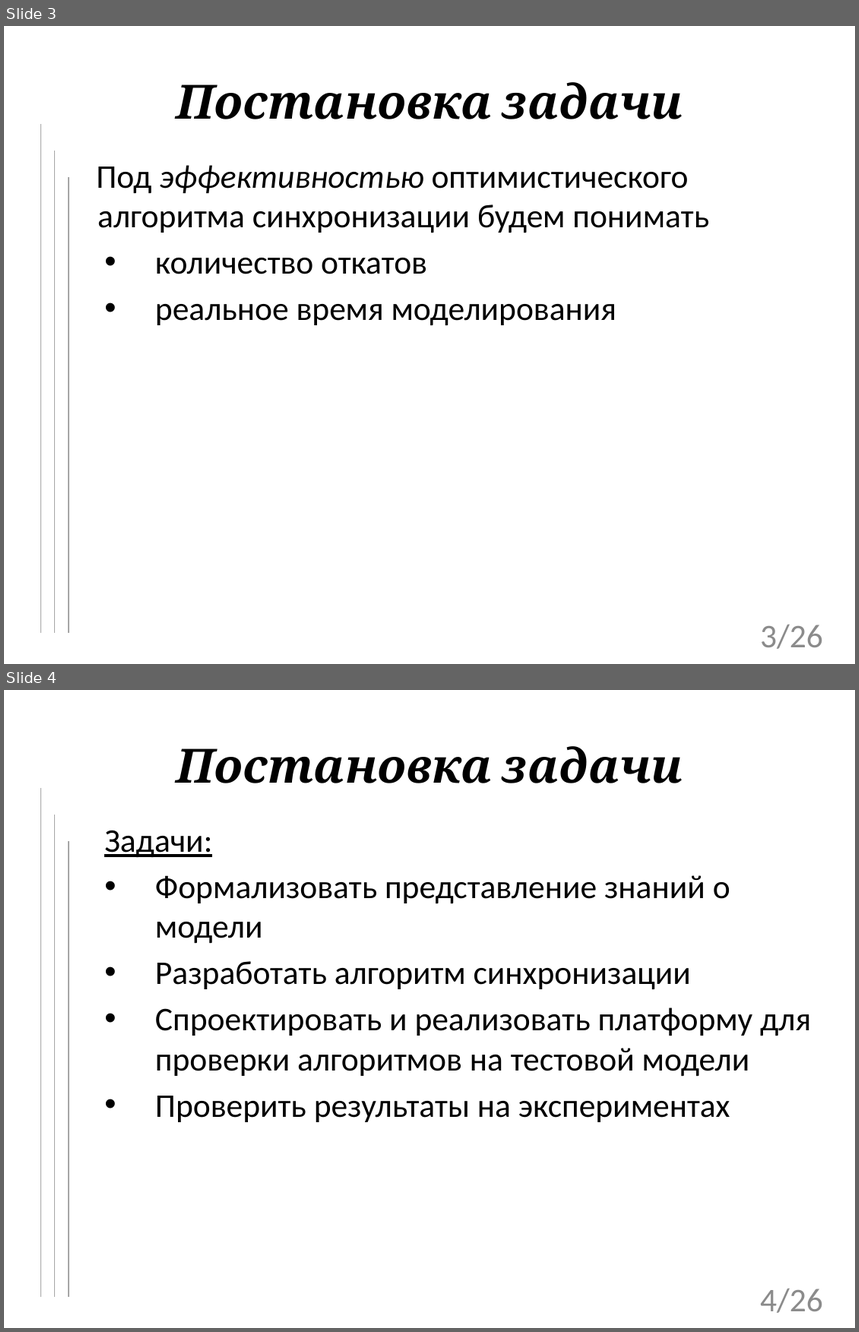
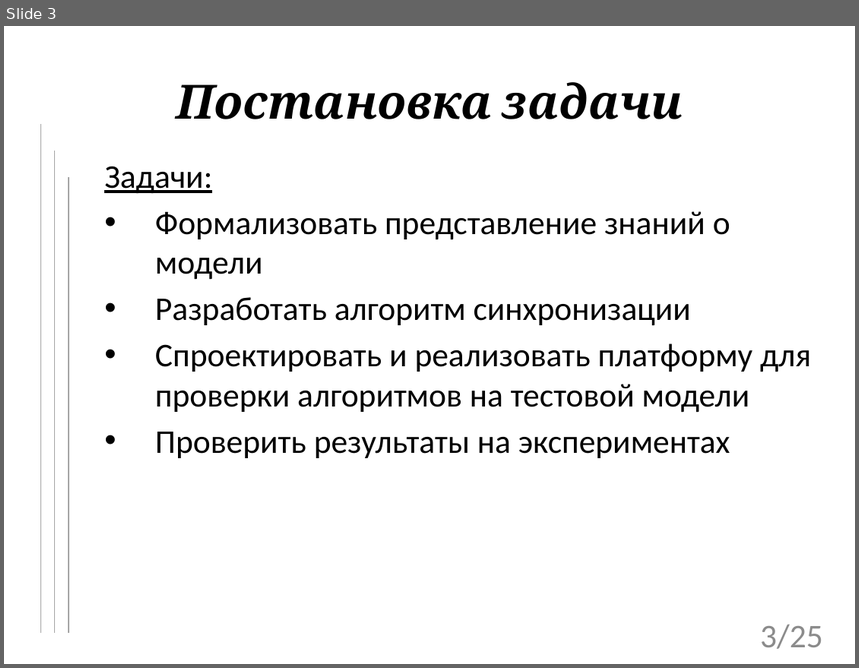
Before and after one commit to tom-trix/SynchAlgorithms, a slide deck: text/Mitrakov.pptx. Shown one above the other, each under a label of ours: slides 3 and 4 before the commit, slide 3 after it. The pictures are 859x1332 and 859x668 pixels, drawn with LibreOffice and Linux fonts; fonts in the diff are those of the drawing; background and template pictures are left out. Boxes give left, top, right and bottom in pixels: in the first picture for what was removed or moved away, otherwise in the second. Text is boxed around its words. In the diff, an @@ line names an element or a change of style, - is before the commit and + after.

```diff
--- a/text/Mitrakov.pptx
+++ b/text/Mitrakov.pptx
@@ slide 3 removed at box(4, 26, 855, 664), background picture (left out) @@
@@ title removed at box(176, 82, 683, 119) @@
-Постановка задачи
@@ line removed from (40, 124) to (40, 634) @@
@@ line removed from (54, 151) to (54, 634) @@
@@ line removed from (69, 177) to (69, 634) @@
@@ subtitle removed at box(96, 165, 709, 325) @@
-Под эффективностью оптимистического алгоритма синхронизации будем понимать
-• количество откатов
-• реальное время моделирования
@@ page number removed at box(760, 625, 823, 649) @@
-3/26
@@ what was slide 4 is now slide 3 @@
@@ page number at box(760, 625, 823, 649): text changed @@
-4/26
+3/25
```
Also in this commit, not shown: 4 slides changed, 1 slide added, 1 other slide removed, 1 other file.
